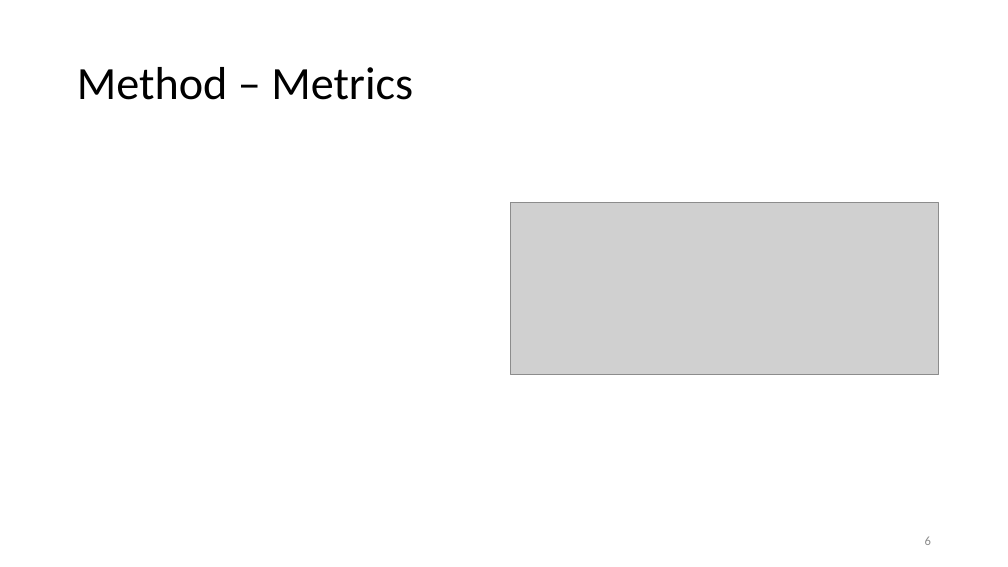
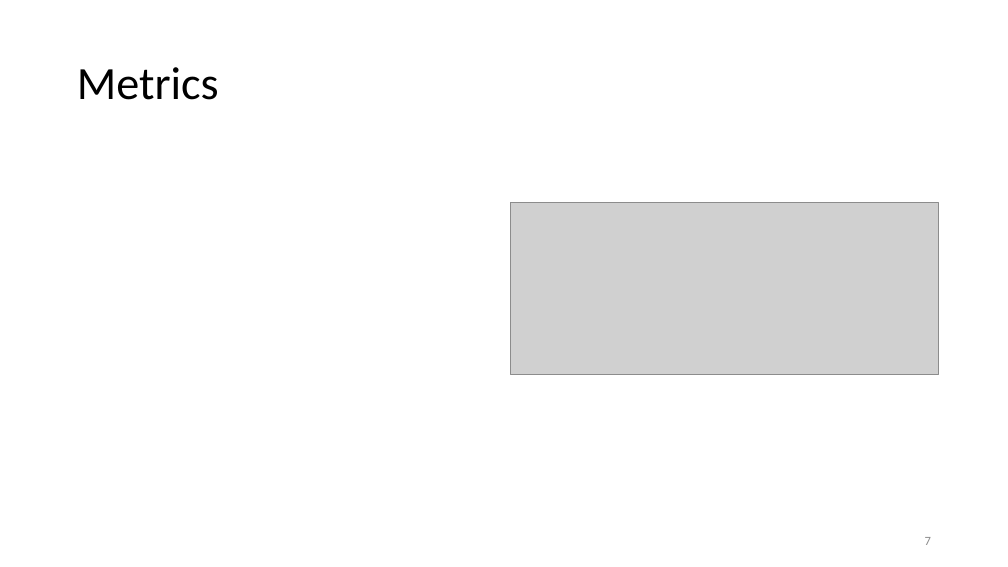
Before and after one commit to prestoaghitato/BA_thesis, a slide deck: slide 7 of tex/beamer_dummy.pptx (slide 6 before the commit). Drawn at 1008x567 pixels with LibreOffice and Linux fonts; fonts in the diff are those of the drawing; grey boxes stand for pictures. Boxes give left, top, right and bottom in pixels: in the first picture for what was removed or moved away, otherwise in the second. Text is boxed around its words. In the diff, an @@ line names an element or a change of style, - is before the commit and + after.

```diff
--- a/tex/beamer_dummy.pptx
+++ b/tex/beamer_dummy.pptx
@@ title at bbox=[77, 67, 219, 100]: text changed @@
-Method – Metrics
+Metrics
@@ page number at bbox=[925, 537, 931, 545]: text changed @@
-6
+7
```
Also in this commit, not shown: 4 other slides changed, 4 slides added, 4 slides removed, 3 other files.
